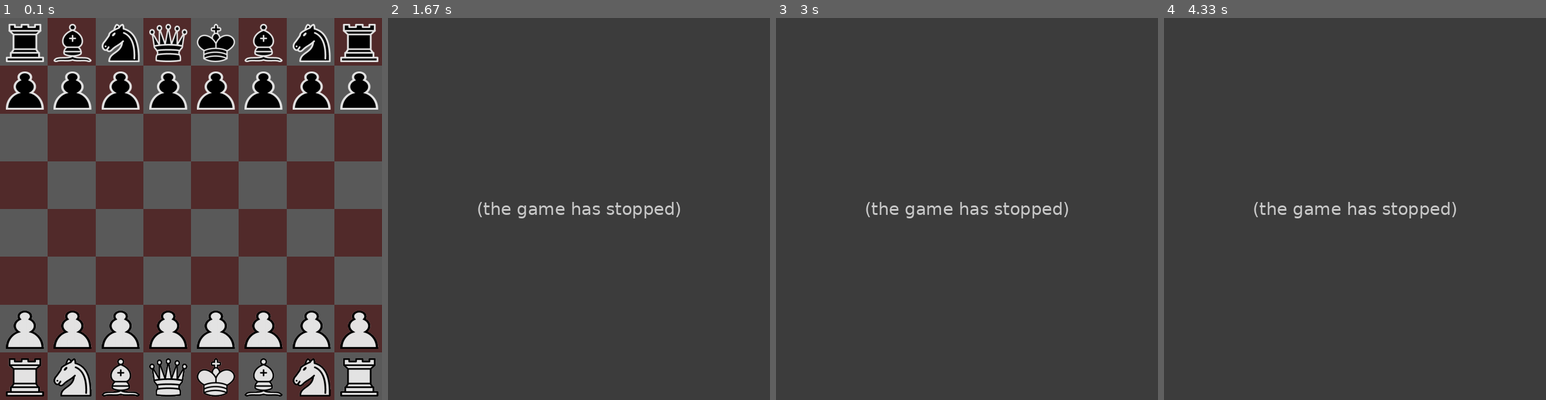
Above: before the commit, frames 1-4 (left to right).
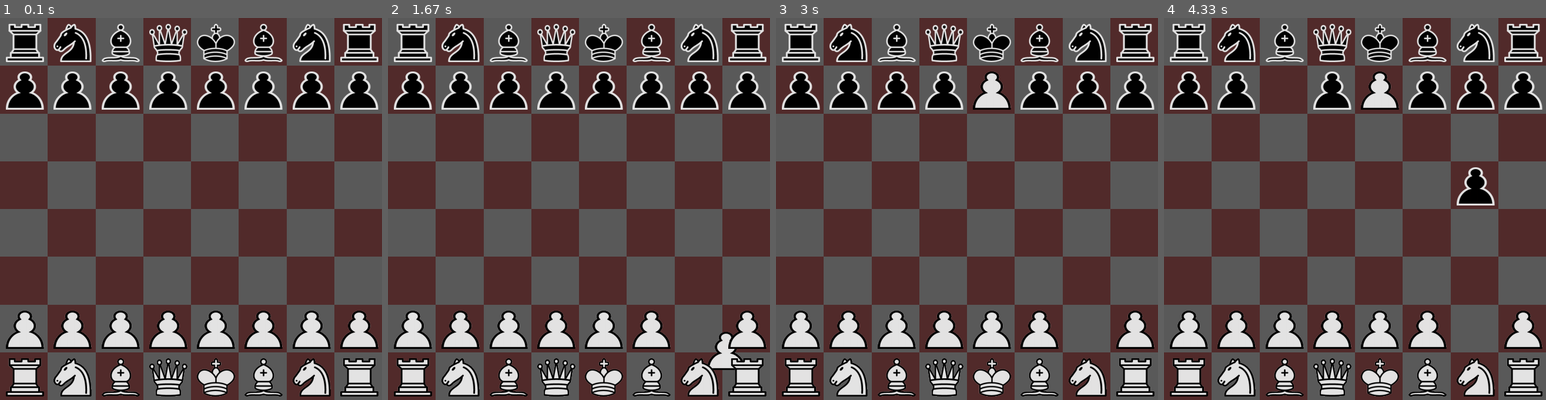
Above: after the commit, the same moments.

Repository: AndresLarrondobuno/Ajedrez
Game: pygame game, started from main.py
Same seed, same stepped clock (60 frames per second), same inputs: the game is played once before the commit and once after it.
Inputs (mouse positions are in pixels of both pictures, inside the frame that each line leads up to):
- Up to frame 1 (0.1 s): no input
- Up to frame 2 (1.67 s): click (410, 40) at 0.38 s; click (579, 235) at 0.72 s; click (720, 342) at 1.55 s
- Up to frame 3 (3 s): click (974, 79) at 1.88 s
- Up to frame 4 (4.33 s): click (1293, 82) at 3.22 s; click (1454, 174) at 3.55 s

The runs differ from the first frame. In frame 1, 1.1% of the frame differs, in the area x 14-37%, y 1-12%; in frame 2, 60%, in the area x 0-100%, y 0-100%; in frame 3, 60%; in frame 4, 60%.
Error before the commit: AttributeError: 'NoneType' object has no attribute 'sprite' (jugador.py line 19); the game stopped at 0.72 s (later frames are placeholders)

Commit message:
progreso en logica de juego y estructura de codigo

Diff:
--- a/administradorDeEventos.py
+++ b/administradorDeEventos.py
@@ -1,9 +1,46 @@
 import pygame as pg
 
 class AdministradorDeEventos:
-    def __init__(self):
+    def __init__(self, tablero):
+        self.tablero = tablero
+        self.acciones = {
+            pg.QUIT: self.salir_del_juego,
+            pg.MOUSEBUTTONDOWN: self.manejar_click
+        }
+
+
+    def manejar_eventos(self):
+        for evento in pg.event.get():
+            if evento.type in self.acciones:
+                pass
+
+
+    def manejar_click(self, evento):
         pass
 
-administradorDeEventos = AdministradorDeEventos()
 
-print(administradorDeEventos)
+    def salir_del_juego(self):
+        pg.quit()
+        exit()
+
+
+    def get_casilla_clickeada(self, coordenadas_click):
+        for casilla in self.tablero.casillas:
+            if casilla.rect.collidepoint(coordenadas_click):
+                return casilla
+
+
+    def seleccionar_casilla(self, casilla):
+        casilla.seleccionada = True
+
+
+    def quitar_seleccion_a_casilla(self, casilla):
+        casilla.seleccionada = False
+
+
+    def seleccionar_pieza(self, pieza):
+        pieza.seleccionada = True
+
+
+    def quitar_seleccion_a_pieza(self, pieza):
+        pieza.seleccionada = False
--- a/administradorDeInterfaz.py
+++ b/administradorDeInterfaz.py
@@ -29,7 +29,7 @@
 
         for casilla in lista_casillas:
             casilla.sprite = SpriteCasilla(imagen_casilla_oscura) if casilla.color == 'oscura' else SpriteCasilla(imagen_casilla_clara)
-            casilla.sprite.actualizar_posicion(casilla)
+            casilla.sprite.actualizar_posicion(casilla.rect.x, casilla.rect.y)
 
 
     def setSpritesAPiezas(self, piezas):
@@ -49,7 +49,8 @@
         mapa_piezas["rey_n"] = pg.image.load(r"imagenes de piezas\b_king_png_128px.png")
 
         for pieza in piezas:
-            imagen = mapa_piezas[pieza.nombre]
+            nombre_de_pieza_sin_sufijo = pieza.nombre[:-2]
+            imagen = mapa_piezas[nombre_de_pieza_sin_sufijo]
             pieza.sprite = SpritePieza(self.aplicar_antialiasing(imagen, pieza.rect.size))
 
 
@@ -61,7 +62,12 @@
     def actualizar_posicion_de_piezas(self, tablero):
         for casilla in tablero.casillas:
             if casilla.pieza:
-                casilla.pieza.sprite.actualizar_posicion(casilla)
+                if casilla.pieza.seleccionada:
+                    x, y = pg.mouse.get_pos()
+                    casilla.pieza.sprite.actualizar_posicion(x-30, y-30)
+                else:
+                    x, y = casilla.rect.x, casilla.rect.y
+                    casilla.pieza.sprite.actualizar_posicion(x, y)
 
 
     def aplicar_antialiasing(self, imagen, tamano):
--- /dev/null
+++ b/arbitro.py
@@ -0,0 +1,14 @@
+
+class Arbitro:
+    def __init__(self, tablero):
+        self.tablero = tablero
+
+
+    def movimiento_de_pieza_valido(self, movimiento):
+        casilla_de_partida = movimiento.casilla_de_partida
+        casilla_atacada = movimiento.casilla_atacada
+        pieza = casilla_de_partida.pieza
+
+
+    def trazar_ruta(self, movimiento):
+        pass
--- a/casilla.py
+++ b/casilla.py
@@ -11,10 +11,11 @@
         self.pieza = None
         self.color = None
         self.sprite = None
+        self.seleccionada = False
 
 
     def __repr__(self) -> str:
-        return str((self.coordenada_en_x, self.coordenada_en_y))
+        return str((self.coordenadas))
 
 
     def getRect(self):
@@ -25,3 +26,7 @@
         rect.width = Tablero.ancho_casilla
         rect.height = Tablero.alto_casilla
         return rect
+
+
+    def ocupada(self):
+        return True if self.pieza else False
--- a/jugador.py
+++ b/jugador.py
@@ -4,21 +4,35 @@
     def __init__(self, color:str, piezas):
         self.color = color
         self.piezas = piezas
-        self.toca_moverse = True if (color == 'blancas') else False
+        self.pieza_seleccionada = None
+
+
+    def __repr__(self) -> str:
+        return f'Jugador de {self.color}'
 
 
     def mover_pieza(self, movimiento: Movimiento):
         pieza_atacante = movimiento.casilla_de_partida.pieza
         casilla_de_partida = movimiento.casilla_de_partida
         casilla_atacada = movimiento.casilla_atacada
+
         #chequeos de legalidad del movimiento
-        casilla_atacada.pieza.sprite.kill()
+
+        if casilla_atacada.pieza:
+            casilla_atacada.pieza.sprite.kill()
+
         casilla_atacada.pieza = pieza_atacante
         casilla_de_partida.pieza = None
 
-        pieza_atacante.sprite.actualizar_posicion(casilla_atacada)
+        pieza_atacante.sprite.actualizar_posicion(casilla_atacada.rect.x, casilla_atacada.rect.y)
         #guardar la jugada
 
 
     def comer_pieza(self):
         pass
+
+
+    def get_pieza_seleccionada(self):
+        for pieza in self.piezas:
+            if pieza.seleccionada:
+                return pieza
--- a/panda.py
+++ /dev/null
@@ -1 +0,0 @@
-import pandas as pd
--- a/partida.py
+++ b/partida.py
@@ -1,6 +1,7 @@
 import pygame as pg
 from jugador import Jugador
 from administradorDeInterfaz import AdministradorDeInterfaz
+from administradorDeEventos import AdministradorDeEventos
 from tablero import Tablero
 from movimiento import Movimiento
 import numpy as np
@@ -10,53 +11,77 @@
     def __init__(self):
         self.tablero = Tablero()
         self.administradorDeInterfaz = AdministradorDeInterfaz(self.tablero)
+        self.administradorDeEventos = AdministradorDeEventos(self.tablero)
         self.jugador_blancas = Jugador('blancas', self.tablero.piezas_blancas)
-        self.jugador_negras = Jugador('negras', self.tablero.piezas_blancas)
+        self.jugador_negras = Jugador('negras', self.tablero.piezas_negras)
         self.reloj = pg.time.Clock()
-        self.partida_en_curso = False
+        self.historial_de_partida = np.array(list())
         self.turno = 1
-        self.estado_de_tablero = self.get_estado_de_tablero()
-        self.historial_de_partida = dict()
+        self.jugador_activo = self.jugador_blancas
 
 
     def iniciarPartida(self):
-        self.partida_en_curso = True
 
-        while self.partida_en_curso:
+        while True:
             eventos = pg.event.get()
             self.administradorDeInterfaz.imprimirTablero()
             self.administradorDeInterfaz.actualizar_posicion_de_piezas(self.tablero)
 
             for evento in eventos:
                 if evento.type == pg.QUIT:
-                    self.partida_en_curso = False
-                    pg.quit()
-                    exit()
+                    self.administradorDeEventos.salir_del_juego()
 
                 elif evento.type == pg.MOUSEBUTTONDOWN:
-                    for casilla in np.array(self.tablero.casillas):
-                        if casilla.rect.collidepoint(pg.mouse.get_pos()):
-                            casilla_de_partida = self.tablero.casillas[0]
-                            casilla_atacada = self.tablero.casillas[60]
-                            movimiento = Movimiento(casilla_de_partida, casilla_atacada)
-                            self.jugador_blancas.mover_pieza(movimiento)
-                            self.guardar_estado_de_tablero_en_historial()
-                            self.siguiente_turno()
-                            print(casilla_de_partida.pieza)
-                            print(casilla_atacada.pieza)
+                    coordenadas_click = pg.mouse.get_pos()
+                    casilla_clickeada = self.administradorDeEventos.get_casilla_clickeada(coordenadas_click)
+                    casilla_seleccionada = self.tablero.get_casilla_seleccionada()
+                    pieza_seleccionada_de_jugador_activo = self.jugador_activo.get_pieza_seleccionada()
+
+                    if casilla_seleccionada is casilla_clickeada:
+
+                        self.administradorDeEventos.quitar_seleccion_a_casilla(casilla_seleccionada)
+                        if casilla_clickeada.pieza:
+                            self.administradorDeEventos.quitar_seleccion_a_pieza(casilla_clickeada.pieza)
+
+                    else:
+
+                        if self.tablero.get_casilla_seleccionada(): #existe casilla seleccionada por el click anterior
+                            if pieza_seleccionada_de_jugador_activo:
+                                self.jugador_activo.mover_pieza(Movimiento(casilla_seleccionada, casilla_clickeada))
+                                self.administradorDeEventos.quitar_seleccion_a_casilla(casilla_seleccionada)
+                                self.administradorDeEventos.quitar_seleccion_a_pieza(pieza_seleccionada_de_jugador_activo)
+                                self.terminar_turno()
+                                self.set_jugador_activo()
+
+                            else:
+                                self.administradorDeEventos.quitar_seleccion_a_casilla(casilla_seleccionada)
+                                self.administradorDeEventos.seleccionar_casilla(casilla_clickeada)
+                                if casilla_clickeada.pieza and (self.jugador_activo.color == casilla_clickeada.pieza.color):
+                                    self.administradorDeEventos.seleccionar_pieza(casilla_clickeada.pieza)
+
+                        else: #no existe casilla seleccionada
+                            self.administradorDeEventos.seleccionar_casilla(casilla_clickeada)
+                            if casilla_clickeada.pieza and (self.jugador_activo.color == casilla_clickeada.pieza.color):
+                                self.administradorDeEventos.seleccionar_pieza(casilla_clickeada.pieza)
 
             self.reloj.tick(Partida.FPS)
             pg.display.flip()
 
 
-    def get_estado_de_tablero(self):
-        return
+    def guardar_estado_de_tablero_en_historial(self):
+        self.historial_de_partida = np.append(self.historial_de_partida, self.tablero.casillas.copy())
 
 
-    def guardar_estado_de_tablero_en_historial(self):
-        informacion_relevante_para_historial = [(casilla.coordenadas, casilla.pieza) for casilla in self.tablero.casillas]
-        self.historial_de_partida[self.turno] = self.tablero.casillas
+    def mostrar_historial_de_partida(self):
+        for estado_de_partida in self.historial_de_partida:
+            print(estado_de_partida)
+            print()
 
 
-    def siguiente_turno(self):
+    def set_jugador_activo(self):
+        self.jugador_activo = self.jugador_blancas if self.turno % 2 else self.jugador_negras
+        print(f'turno: {self.turno} juega: {self.jugador_activo}')
+
+
+    def terminar_turno(self):
         self.turno += 1
--- a/pieza.py
+++ b/pieza.py
@@ -1,9 +1,13 @@
 import pygame as pg
+
 class Pieza:
     def __init__(self, nombre):
         self.nombre = nombre
+        self.color = 'blancas' if '_b' in self.nombre else 'negras'
         self.sprite = None
         self.rect = pg.Rect((0,0,0,0))
+        self.seleccionada = False
+        self.salta_piezas = True if 'caballo' in self.nombre else False
 
 
     def __repr__(self) -> str:
@@ -11,4 +15,70 @@
 
 
     def comportamiento(self):
-        return
+        pass
+
+
+    def casillas_atacadas(self):
+        pass
+
+
+class Peon(Pieza):
+    def __init__(self, nombre):
+        super().__init__(nombre)
+
+
+    def comportamiento(self, movimiento):
+        pass
+
+
+
+
+class Alfil(Pieza):
+    def __init__(self, nombre):
+        super().__init__(nombre)
+        self.sprite = None
+
+
+    def respeta_patron_de_movimiento(self, movimiento):
+        xi, yi = movimiento.casilla_de_partida.coordenadas[0],  movimiento.casilla_de_partida.coordenadas[1]
+        xf, yf =  movimiento.casilla_atacada.coordenadas[0], movimiento.casilla_atacada.coordenadas[0][1]
+        return True if abs(xf-xi) == abs(yf-yi) else False
+
+
+class Caballo(Pieza):
+    def __init__(self, nombre):
+        super().__init__(nombre)
+        self.sprite = None
+        self.salta_piezas = True
+
+
+    def comportamiento(self):
+            pass
+
+
+class Torre(Pieza):
+    def __init__(self, nombre):
+        super().__init__(nombre)
+        self.sprite = None
+
+
+    def comportamiento(self):
+            pass
+
+
+class Rey(Pieza):
+    def __init__(self, nombre):
+        super().__init__(nombre)
+
+
+    def comportamiento(self):
+            pass
+
+
+class Reina(Pieza):
+    def __init__(self, nombre):
+        super().__init__(nombre)
+
+
+    def comportamiento(self):
+            pass
--- /dev/null
+++ b/planificacion.txt
@@ -0,0 +1,7 @@
+la pieza tiene una serie de casillas a las que se puede mover(ignorando legalidad) -> pieza.comportamiento(movimiento)
+
+dada una casilla destino, la pieza tiene que poder generar una ruta a partir de su comportamiento
+
+al recorrer esas casillas pertenecientes a la ruta identificar si alguna esta ocupada, y por qué pieza
+
+decidir en base al color de la pieza encontrada en la ruta (x ej)
--- a/sprite.py
+++ b/sprite.py
@@ -12,9 +12,9 @@
         ventana.blit(self.image, (x,y))
 
 
-    def actualizar_posicion(self, casilla):
-        self.rect.x = casilla.rect.x
-        self.rect.y = casilla.rect.y
+    def actualizar_posicion(self, x, y):
+        self.rect.x = x
+        self.rect.y = y
 
 
 
@@ -34,6 +34,6 @@
         ventana.blit(self.image, (x,y))
 
 
-    def actualizar_posicion(self, casilla_atacada):
-        self.rect.x = casilla_atacada.rect.x + 10
-        self.rect.y = casilla_atacada.rect.y + 10
+    def actualizar_posicion(self, x, y):
+        self.rect.x = x + 10
+        self.rect.y = y + 10
--- a/tablero.py
+++ b/tablero.py
@@ -1,6 +1,6 @@
 import numpy as np
 from casilla import Casilla
-from pieza import Pieza
+from pieza import Pieza, Peon, Alfil, Caballo, Torre, Rey, Reina
 
 class Tablero:
     tamano = (650, 650)
@@ -33,36 +33,66 @@
 
 
     def agregarPiezas(self):
-        mapa_piezas ={"peon_b":8,
-                    "torre_b":2,
-                    "caballo_b":2,
-                    "alfil_b":2,
-                    "reina_b":1,
-                    "rey_b":1,
-                    "peon_n":8,
-                    "torre_n":2,
-                    "caballo_n":2,
-                    "alfil_n":2,
-                    "reina_n":1,
-                    "rey_n":1}
+        def crearPieza(nombre):
+            if 'peon' in nombre:
+                return Peon(nombre)
+            elif 'alfil' in nombre:
+                return Alfil(nombre)
+            elif 'caballo' in nombre:
+                return Caballo(nombre)
+            elif 'torre' in nombre:
+                return Torre(nombre)
+            elif 'rey' in nombre:
+                return Rey(nombre)
+            elif 'reina' in nombre:
+                return Reina(nombre)
 
-        piezas_blancas = []
-        piezas_negras = []
+        nombres_ordenados_de_piezas = [
+            "peon_b_0",
+            "peon_b_1",
+            "peon_b_2",
+            "peon_b_3",
+            "peon_b_4",
+            "peon_b_5",
+            "peon_b_6",
+            "peon_b_7",
+            "torre_b_0",
+            "caballo_b_1",
+            "alfil_b_2",
+            "reina_b_3",
+            "rey_b_4",
+            "alfil_b_5",
+            "caballo_b_6",
+            "torre_b_7",
+            "peon_n_0",
+            "peon_n_1",
+            "peon_n_2",
+            "peon_n_3",
+            "peon_n_4",
+            "peon_n_5",
+            "peon_n_6",
+            "peon_n_7",
+            "torre_n_0",
+            "caballo_n_1",
+            "alfil_n_2",
+            "reina_n_3",
+            "rey_n_4",
+            "alfil_n_5",
+            "caballo_n_6",
+            "torre_n_7"]
 
-        for nombre, cantidad in mapa_piezas.items():
-            for x in range(cantidad):
-                if '_b' in nombre:
-                    piezas_blancas.append(Pieza(nombre))
-                else:
-                    piezas_negras.append(Pieza(nombre))
+        piezas = []
+        for nombre in nombres_ordenados_de_piezas:
+            pieza = crearPieza(nombre)
+            piezas.append(pieza)
 
-        piezas = np.array(piezas_blancas + piezas_negras)
+        piezas = np.array(piezas)
 
         indices_para_ordenar_piezas = [ 0,1,2,3,4,5,6,7,
-                                        8,10,12,14,15,13,11,9,
+                                        8,9,10,11,12,13,14,15,
 
                                         16,17,18,19,20,21,22,23,
-                                        25,29,27,30,31,28,26,24]
+                                        24,25,26,27,28,29,30,31]
 
         piezas_ordenadas = piezas[indices_para_ordenar_piezas]
         return list(piezas_ordenadas)
@@ -70,7 +100,8 @@
 
     def setColorACasillas(self):
         matriz_tablero = np.reshape(self.casillas, (8,8))
-        for numero_de_fila, fila in enumerate(matriz_tablero):
+        filas_con_indices = enumerate(matriz_tablero)
+        for numero_de_fila, fila in filas_con_indices:
             for casilla in fila:
                 if numero_de_fila % 2:
                     casilla.color = 'clara' if casilla.coordenada_en_x % 2 else 'oscura'
@@ -108,3 +139,16 @@
         self.colocarPiezasEnCasillas(fila_seis, peones_blancas)
         self.colocarPiezasEnCasillas(fila_uno, peones_negras)
         self.colocarPiezasEnCasillas(fila_cero, piezas_negras)
+
+
+    def existe_casilla_seleccionada(self):
+        for casilla in self.casillas:
+            if casilla.seleccionada:
+                return True
+        return False
+
+
+    def get_casilla_seleccionada(self):
+        for casilla in self.casillas:
+            if casilla.seleccionada:
+                return casilla
--- a/test.py
+++ b/test.py
@@ -14,6 +14,6 @@
 for elemento in elementos:
     print(elemento)'''
 
-lista = [1,2,3]
-lista_np = np.array(lista)
-print(lista_np,lista_np.shape)
+lista = np.array([])
+np.insert(lista, 0, [1])
+print(lista)
